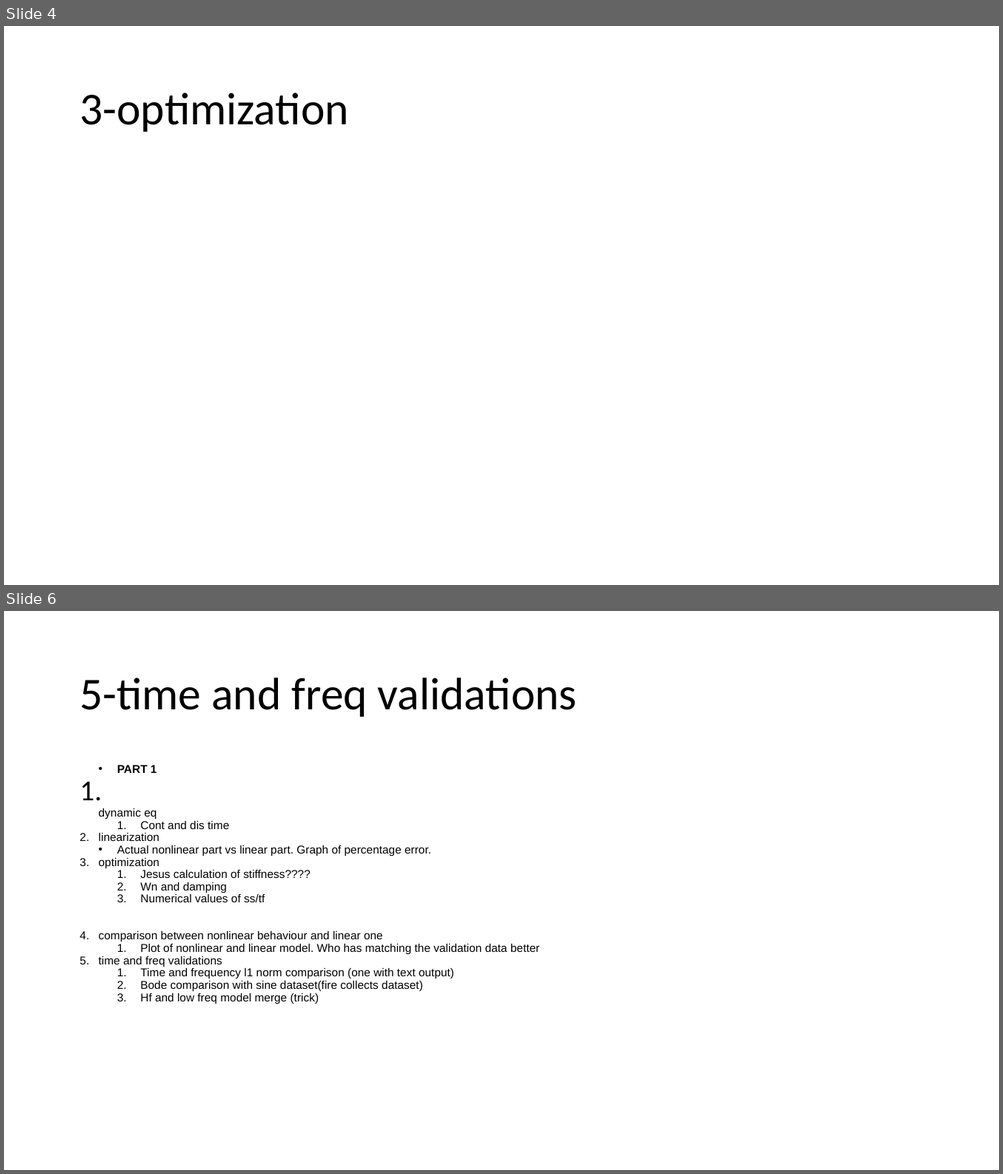
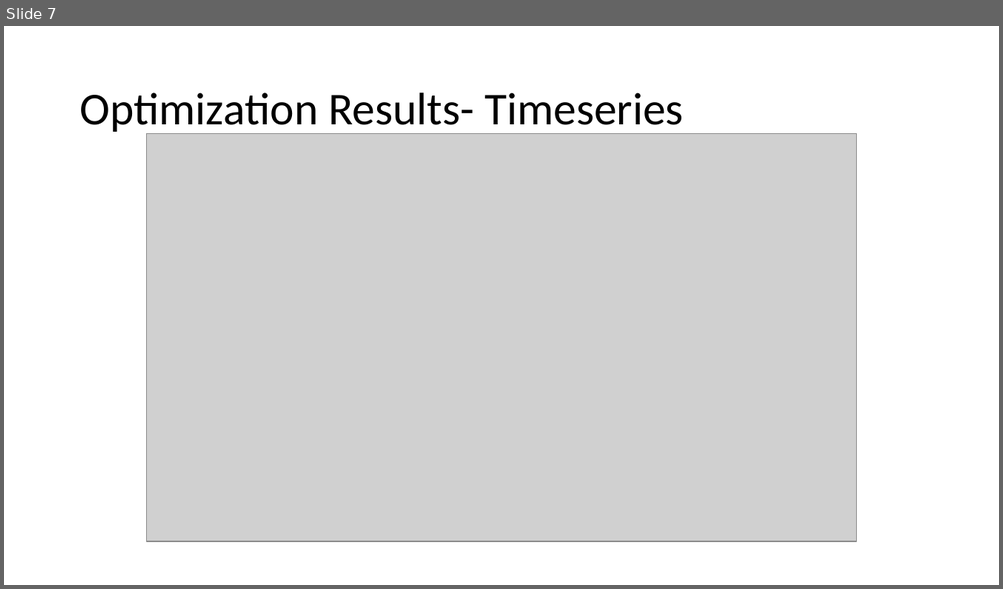
Before and after one commit to AleFire99/The-Loopers, a slide deck: Presentation_midterm.pptx. Shown one above the other, each under a label of ours: slides 4 and 6 before the commit, slide 7 after it; the slides between them are not shown. The pictures are 1003x1174 and 1003x589 pixels, drawn with LibreOffice and Linux fonts; fonts in the diff are those of the drawing; grey boxes stand for pictures. Boxes give left, top, right and bottom in pixels: in the first picture for what was removed or moved away, otherwise in the second. Text is boxed around its words. In the diff, an @@ line names an element or a change of style, - is before the commit and + after.

```diff
--- a/Presentation_midterm.pptx
+++ b/Presentation_midterm.pptx
@@ slide 6 removed at box(4, 611, 999, 1170), background #FFFFFF @@
@@ title removed at box(79, 678, 577, 717) @@
-5-time and freq validations
@@ text removed at box(99, 765, 539, 1004) @@
-• PART 1
-1. dynamic eq
-  1. Cont and dis time
-2. linearization
-• Actual nonlinear part vs linear part. Graph of percentage error.
-3. optimization
-  1. Jesus calculation of stiffness????
-  2. Wn and damping
-  3. Numerical values of ss/tf
-4. comparison between nonlinear behaviour and linear one
-  1. Plot of nonlinear and linear model. Who has matching the validation data better
-5. time and freq validations
-  1. Time and frequency l1 norm comparison (one with text output)
-  2. Bode comparison with sine dataset(fire collects dataset)
-  3. Hf and low freq model merge (trick)
@@ what was slide 4 is now slide 7 @@
@@ slide 7 changed as well @@
@@ title at box(79, 93, 683, 136): text changed @@
-3-optimization
+Optimization Results- Timeseries
@@ picture added at box(147, 133, 856, 542) @@
```
Also in this commit, not shown: 1 other slide changed, 9 slides added, 3 other slides removed, 26 other files.
